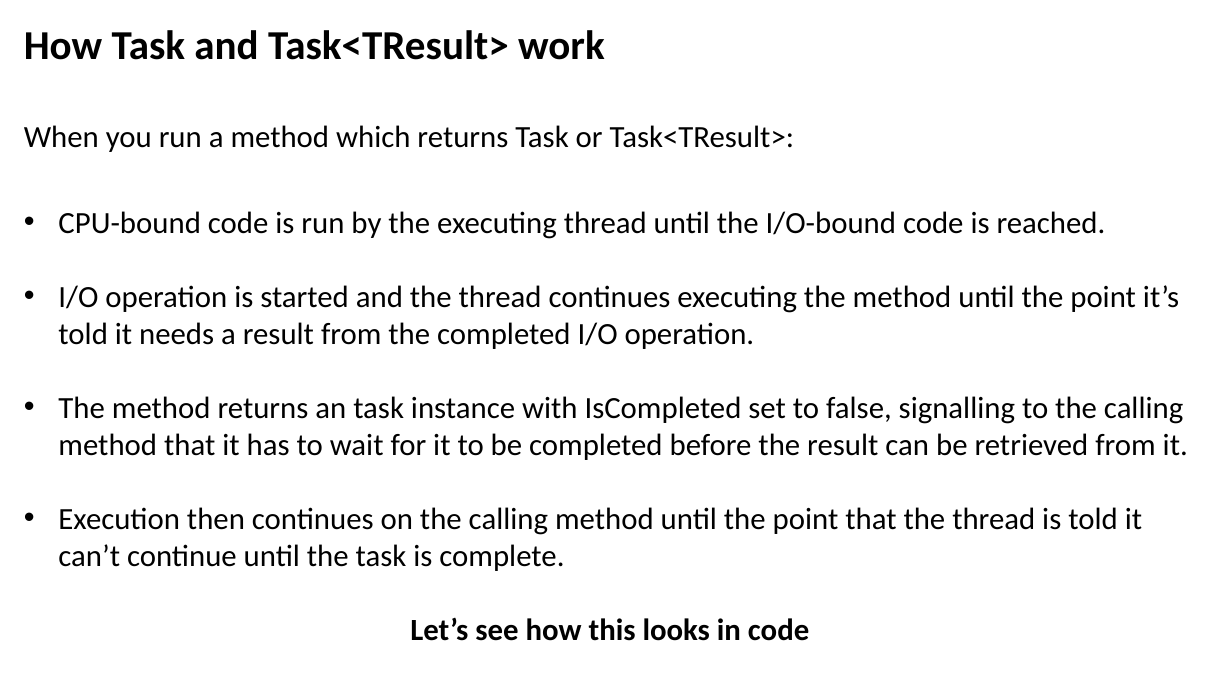
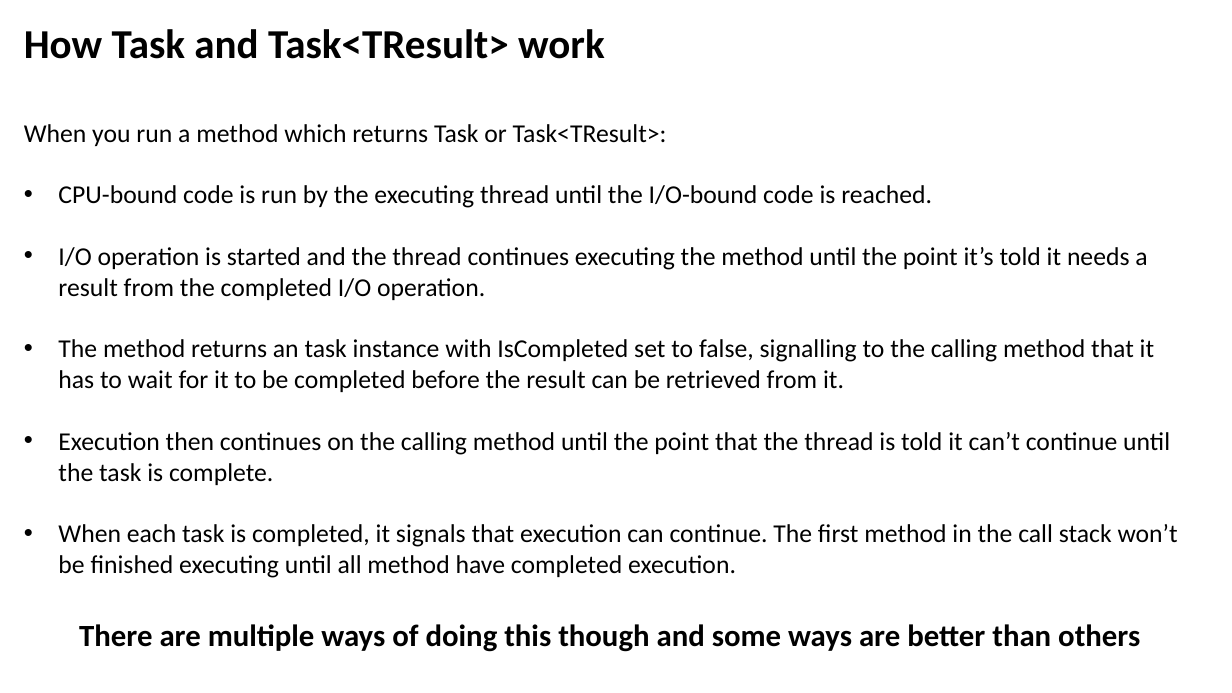
Before and after one commit to JoshKain/AsyncAwaitQuiz, a slide deck: slide 14 of Async and await presentation.pptx. Drawn at 1232x693 pixels with LibreOffice and Linux fonts; fonts in the diff are those of the drawing. Boxes give left, top, right and bottom in pixels: in the first picture for what was removed or moved away, otherwise in the second. Text is boxed around its words. In the diff, an @@ line names an element or a change of style, - is before the commit and + after.

```diff
--- a/Async and await presentation.pptx
+++ b/Async and await presentation.pptx
@@ text at <box>24,124,1170,485</box>: size 24 to 20 pt in "When you run a method which returns ...", "CPU-bound code is run by the executing ...", "I/O operation is started and the thread ...", "The method returns an task instance with ..." and 1 more places @@
@@ text at <box>58,524,1178,652</box>: text changed; size 24 to 20 pt; bold off @@
-Let’s see how this looks in code
+• When each task is completed, it signals that execution can continue. The first method in the call stack won’t be finished executing until all method have completed execution.
+There are multiple ways of doing this though and some ways are better than others
```
Also in this commit, not shown: 2 slides added, 7 other files.
